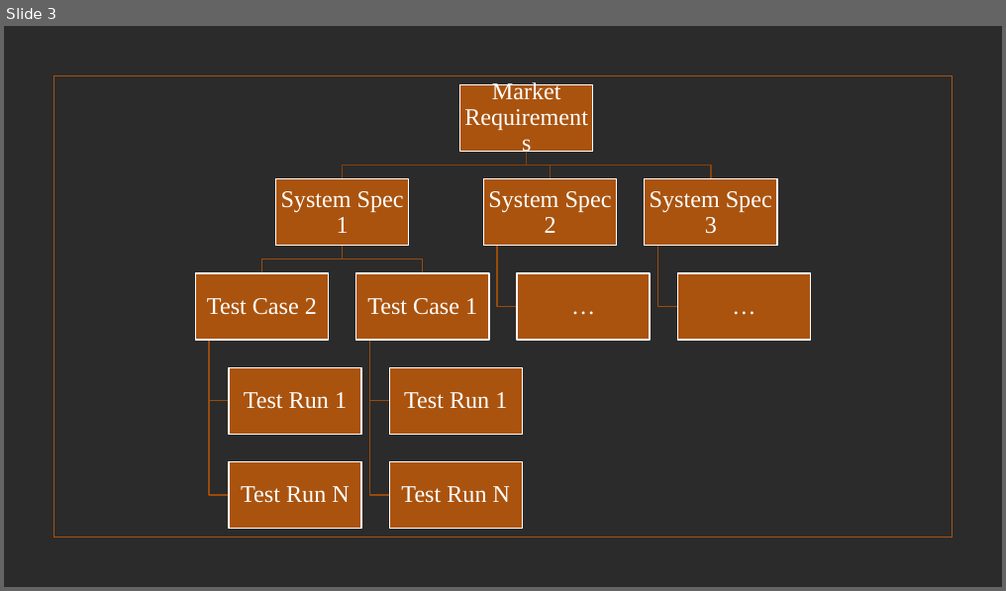
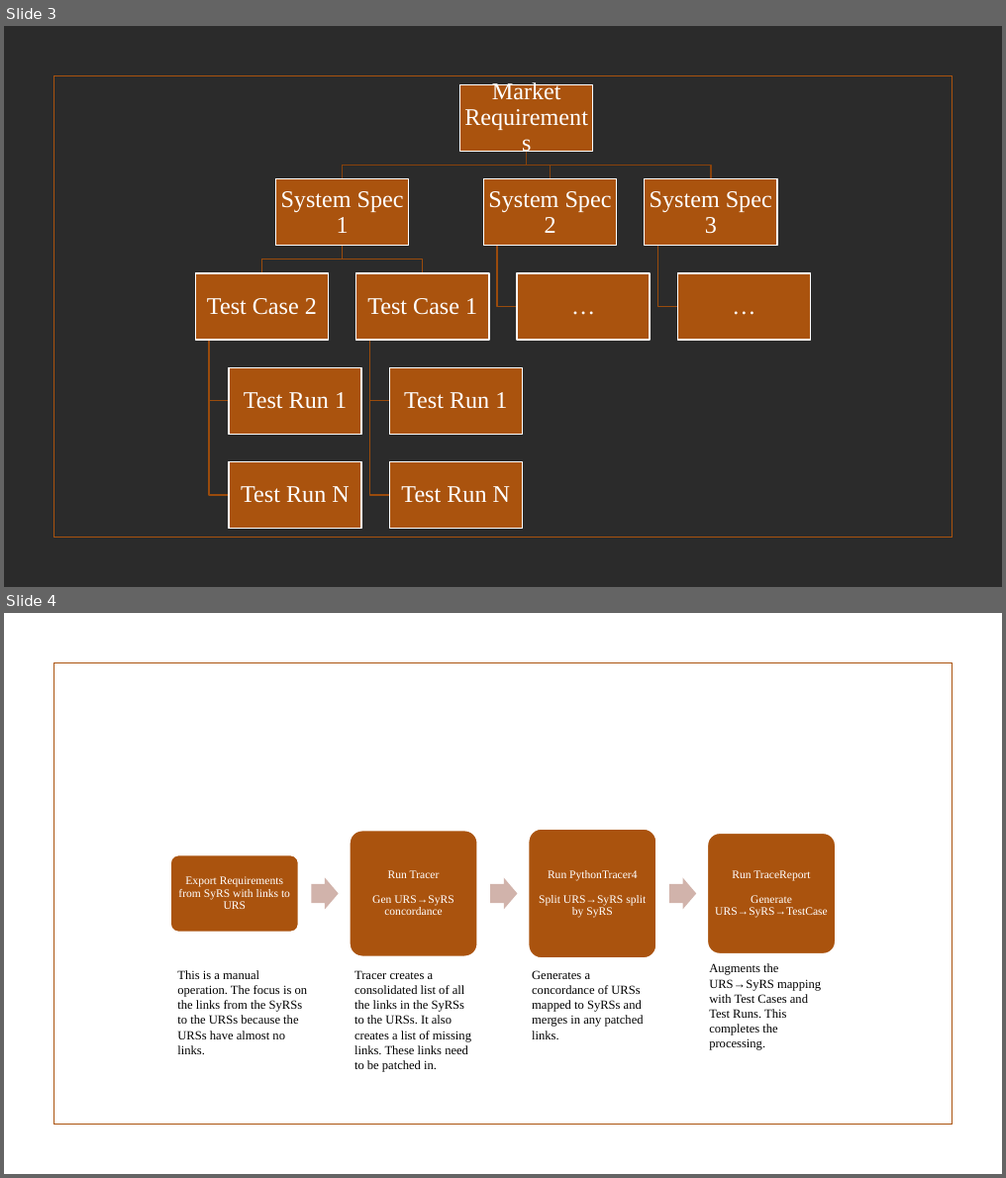
Before and after one commit to ziggle/SQLinNotepadPP, a slide deck: Traceability/Images/GraphicSource.pptx. Shown one above the other, each under a label of ours: slide 3 before the commit, slides 3 and 4 after it. The pictures are 1006x591 and 1006x1178 pixels, drawn with LibreOffice and Linux fonts; fonts in the diff are those of the drawing; background and template pictures are left out; a plain dark background stands for a picture behind light text. Boxes give left, top, right and bottom in pixels: in the first picture for what was removed or moved away, otherwise in the second. Text is boxed around its words. In the diff, an @@ line names an element or a change of style, - is before the commit and + after.

Commit message:
Updated Readme to include information on the processing pipeline.

```diff
--- a/Traceability/Images/GraphicSource.pptx
+++ b/Traceability/Images/GraphicSource.pptx
@@ slide 4 added at box(4, 613, 1002, 1174), background picture (left out); not listed: 1 template element that a slide beside it also shows @@
@@ group added at box(171, 830, 836, 959): 4 rounded rectangles, 4 texts, 3 right arrows @@
+Export Requirements from SyRS with links to URS
+Run Tracer
+Gen URS→SyRS concordance
+Run PythonTracer4
+Split URS→SyRS split by SyRS
+Run TraceReport
+Generate URS→SyRS→TestCase
@@ text added at box(709, 963, 821, 1051), 12 pt, text #000000 @@
+Augments the URS→SyRS mapping with Test Cases and Test Runs. This completes the processing.
@@ text added at box(177, 970, 308, 1055), 12 pt, text #000000 @@
+This is a manual operation. The focus is on the links from the SyRSs to the URSs because the URSs have almost no links.
@@ text added at box(354, 970, 471, 1072), 12 pt, text #000000 @@
+Tracer creates a consolidated list of all the links in the SyRSs to the URSs. It also creates a list of missing links. These links need to be patched in.
@@ text added at box(532, 970, 644, 1040), 12 pt, text #000000 @@
+Generates a concordance of URSs mapped to SyRSs and merges in any patched links.
```
Also in this commit, not shown: 4 other files.
